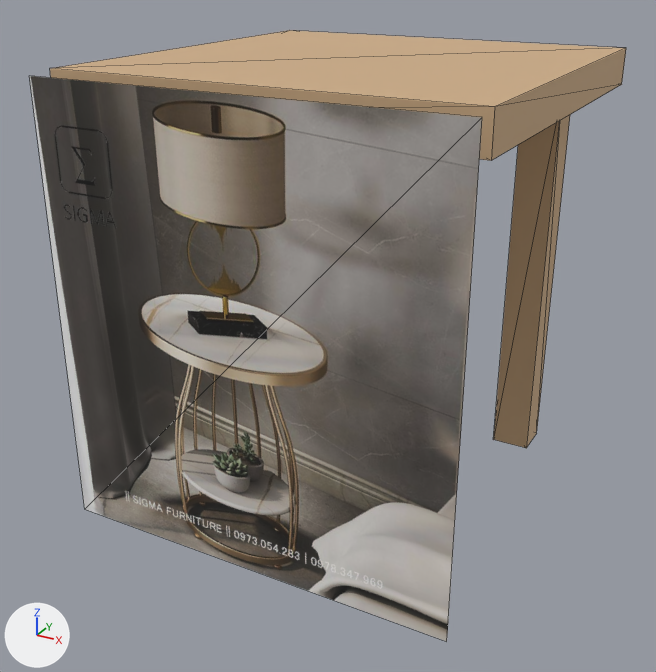
The glTF model storage/picture/mocan-50.glb, before and after one commit.
One viewpoint serves both versions: a 50 mm lens placed at (0.5, -0.993, 0.68), pointed at (-0.016, -0.056, 0.211). The lights are fixed; the arrows at lower left show +X, +Y and +Z. The older version comes first. Mesh edges are drawn as thin lines. Vertices at exactly the same position are counted once.

Script lines for the objects in view, before the commit:
```python
mat_wood = principled_material('wood')
mat_wood.base_color = (0.62, 0.42, 0.24)  # beige #cead86
mat_wood.roughness = 0.72
me_mesh_0 = bpy.data.meshes.new('Mesh_0')
me_mesh_0.from_pydata(...)  # 44 vertices, 62 faces; spans x -0.25..0.25, y -0.28..0.25, z 0.0..0.55
# faces by material slot: [60, 2]
me_mesh_0.materials.append(mat_wood)  # beige #cead86
me_mesh_0.materials.append(mat_photo)  # picture img_image_0
ob_furniture = bpy.data.objects.new('furniture', me_mesh_0)
ob_furniture.location = (0.0, 0.0, 0.0)
```
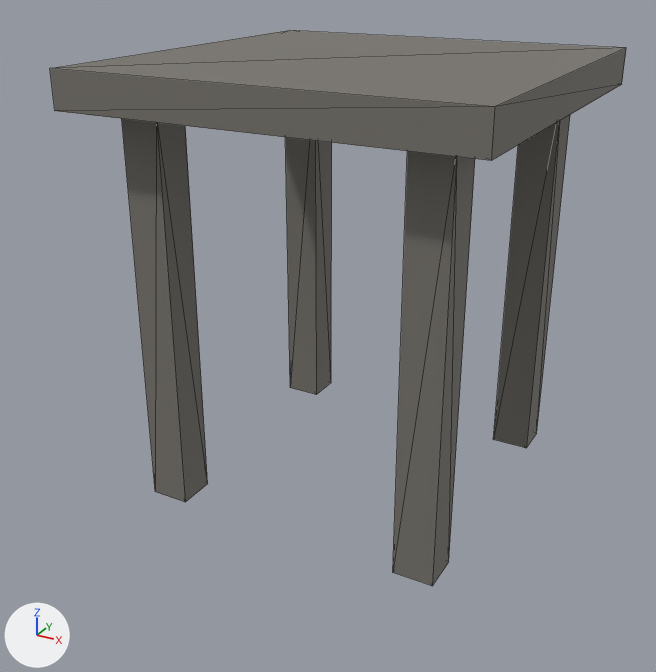
Boxes (x1, y1, x2, y2) around the edits, measured in the pictures (656 x 672 px):
```json
{"object": "furniture", "change": "recoloured, reshaped", "before": [30, 30, 626, 641], "after": [50, 30, 626, 586], "on screen": "beige to grey, 9% shorter"}
{"part": 1, "of": "me_mesh_0", "change": "deleted", "before": [30, 76, 482, 641]}
```

Edits to the scene script, one JSON object a line:
```json
{"op": "set", "path": "mat_wood.base_color", "old": "(0.62, 0.42, 0.24)", "new": "(0.184, 0.173, 0.153)", "note": "beige #cead86 -> grey #77736d"}
{"block": "me_mesh_0", "where": "# used by ob_furniture; location = (0.0, 0.0, 0.0)"}
{"op": "remove", "block": "me_mesh_0", "code": "me_mesh_0.from_pydata(...)  # 44 vertices, 62 faces; spans x -0.25..0.25, y -0.28..0.25, z 0.0..0.55"}
{"op": "add", "block": "me_mesh_0", "code": "me_mesh_0.from_pydata(...)  # 40 vertices, 60 faces; spans x -0.25..0.25, y -0.25..0.25, z 0.0..0.55"}
{"block": "me_mesh_0", "change": "me_mesh_0 part 1: the loose piece of 4 vertices spanning x -0.25..0.25, y -0.28, z 0.004..0.546 is deleted"}
{"op": "remove", "block": "me_mesh_0", "code": "me_mesh_0.materials.append(mat_photo)  # picture img_image_0"}
```
